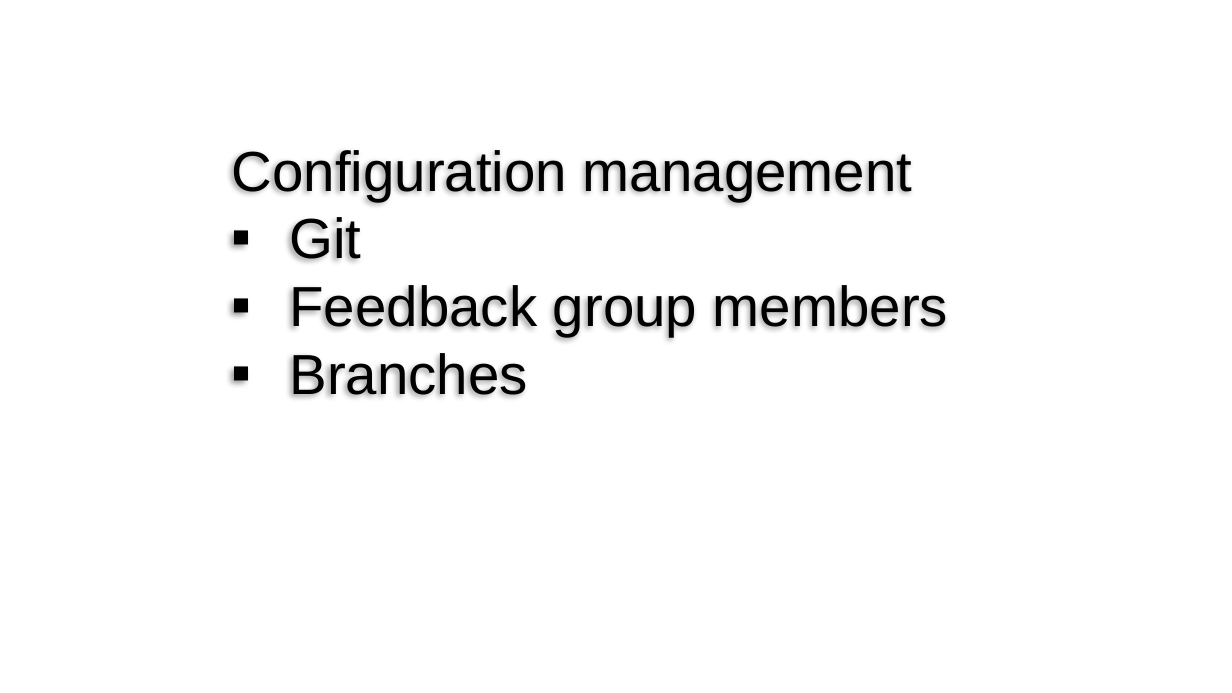
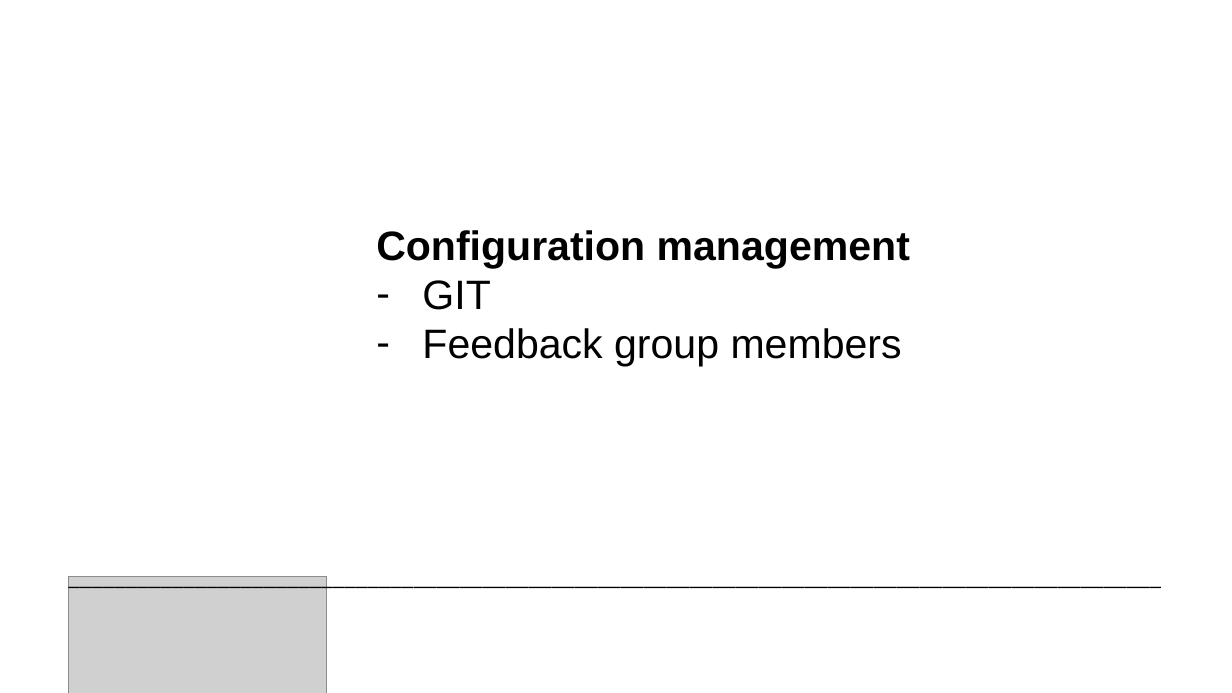
Before and after one commit to ivolvanov/airios-climate-control, a slide deck: slide 7 of docs/SprintDemo/FinalPresentation.pptx (slide 5 before the commit). Drawn at 1232x693 pixels with LibreOffice and Linux fonts; fonts in the diff are those of the drawing; grey boxes stand for pictures; background and template pictures are left out. Boxes give left, top, right and bottom in pixels: in the first picture for what was removed or moved away, otherwise in the second. Text is boxed around its words. In the diff, an @@ line names an element or a change of style, - is before the commit and + after.

```diff
--- a/docs/SprintDemo/FinalPresentation.pptx
+++ b/docs/SprintDemo/FinalPresentation.pptx
@@ text "Configuration management": place and size @@
-text "Configuration management" at (232,150,948,396)
+text "Configuration management" at (376,230,910,367)
@@ text at (376,230,910,367): size 44 to 32 pt; bold on in "Configuration management"; bullet ▪ to - @@
@@ text at (422,280,490,310): text changed; size 44 to 32 pt @@
-▪ Git
+– GIT
@@ text at (289,353,527,396): paragraph removed @@
-▪ Branches
@@ text added at (59,558,1232,595), 18 pt, text #000000 @@
+_______________________________________________________________________________________________
@@ picture added at (68,577,326,693) @@
```
Also in this commit, not shown: 7 other slides changed, 3 slides added, 2 slides removed.
